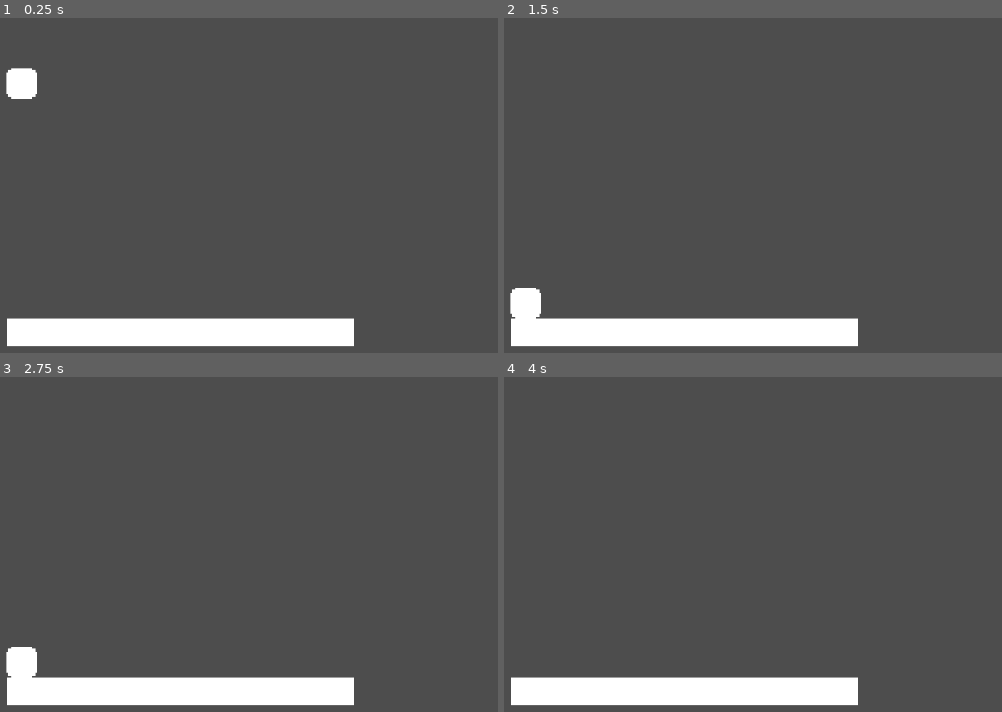
Above: before the commit, frames 1-4 (two rows, left to right).
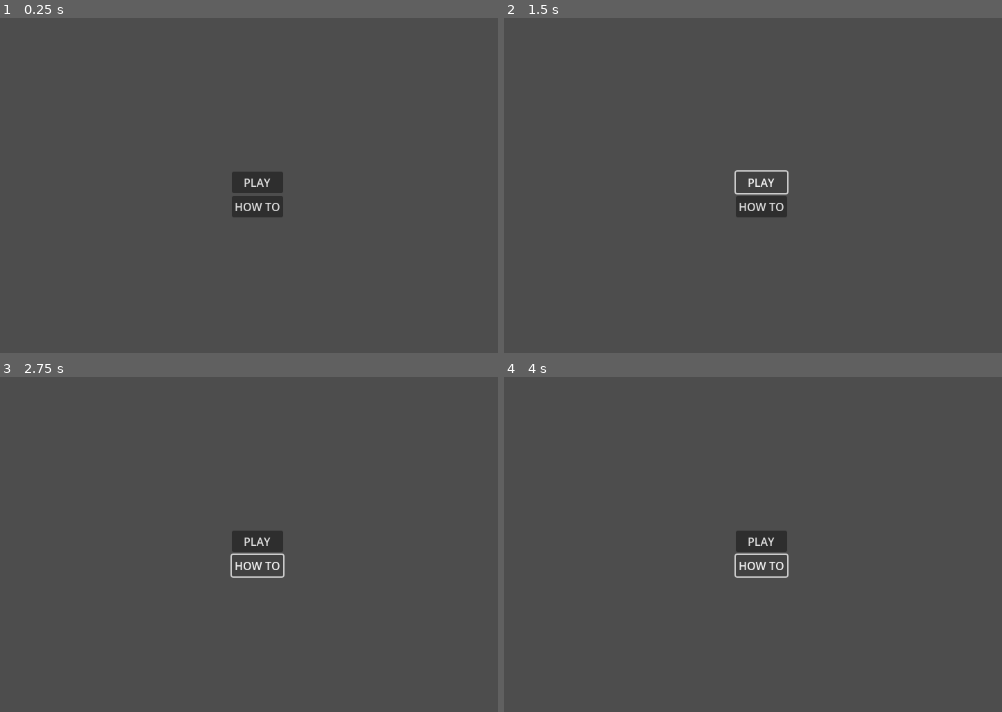
Above: after the commit, the same moments.

Repository: Inglan/MemoryOverflow
Game: Godot game, scene res://scenes/ui.tscn
The game is run twice, just before and just after one commit, with the same random seed, the same clock (stepped at 60 frames per second) and the same inputs. Before the commit the project starts from res://scenes/level1.tscn.
Inputs (mouse positions are in pixels of both pictures, inside the frame that each line leads up to):
- Up to frame 1 (0.25 s): no input
- Up to frame 2 (1.5 s): click (762, 182) at 0.5 s, where only the run after the commit has a clickable "PLAY"; click (762, 182) at 1.25 s, where only the run after the commit has a clickable "PLAY"
- Up to frame 3 (2.75 s): click (258, 564) at 2 s, where only the run after the commit has a clickable "HOW TO"
- Up to frame 4 (4 s): hold Right (right) from 2.78 s (still down); tap W (up) at 3.02, 3.77 s

The runs differ from the first frame. In frame 1, 7.6% of the frame differs, in the area x 1-72%, y 14-98%; in frame 2, 7.2%; in frame 3, 7.3%; in frame 4, 6.7%.

Commit message:
Update main scene path in project.godot

Diff:
--- a/project.godot
+++ b/project.godot
@@ -11,9 +11,13 @@
 [application]
 
 config/name="MemoryOverflow"
-run/main_scene="res://scenes/level1.tscn"
+run/main_scene="res://scenes/ui.tscn"
 config/features=PackedStringArray("4.0", "GL Compatibility")
 config/icon="res://icon.svg"
+
+[editor_plugins]
+
+enabled=PackedStringArray()
 
 [input]
 
